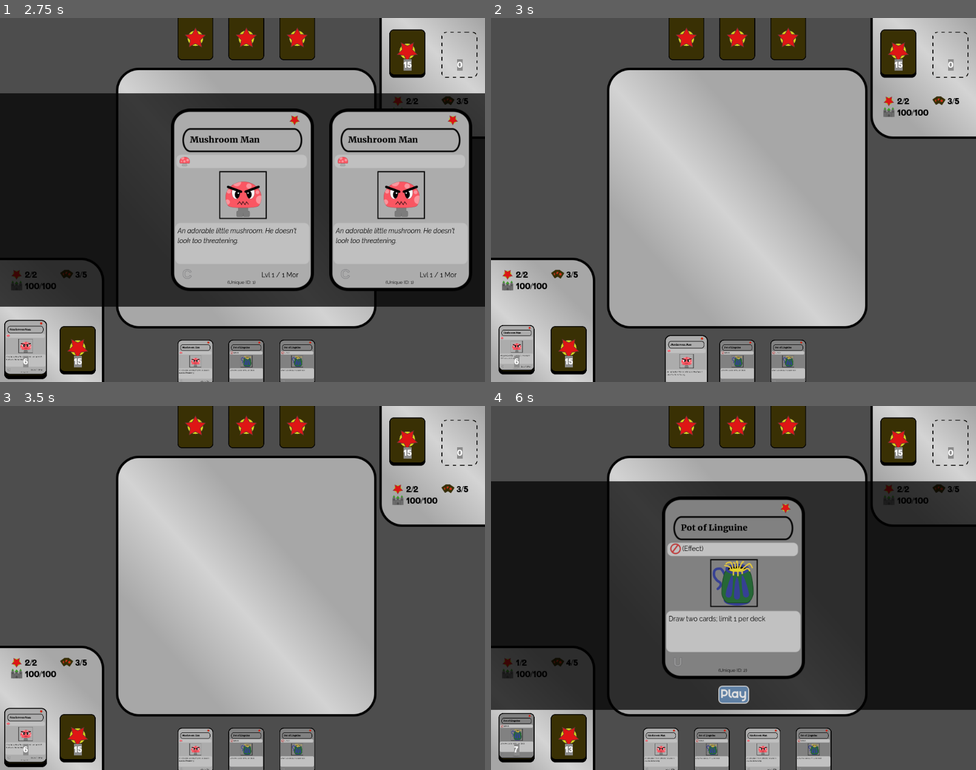
Above: before the commit, frames 1-4 (two rows, left to right).
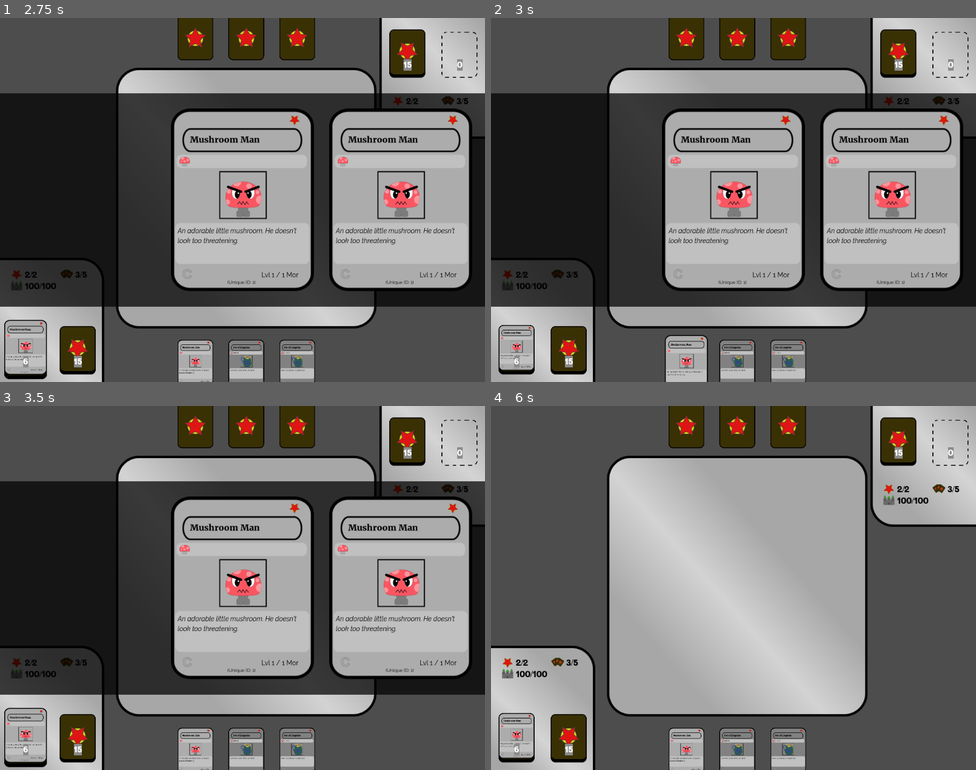
Above: after the commit, the same moments.

Repository: Mercerenies/evilcon-2024
Game: Godot game, scene res://debug/debug_room.tscn
Two runs of this game, one before a commit and one after it. Both use one fixed random seed, a clock stepped at 60 frames per second and the inputs below.
Inputs (mouse positions are in pixels of both pictures, inside the frame that each line leads up to):
- Up to frame 1 (2.75 s): drag from (24, 349) to (247, 363) at 0.52 s; drag from (194, 363) to (24, 349) at 1.27 s; tap Enter at 2 s; move the mouse to (24, 345) at 2.02 s; click (24, 345) at 2.17 s
- Up to frame 2 (3 s): tap Space at 2.75 s; drag from (738, 363) to (515, 349) at 2.77 s
- Up to frame 3 (3.5 s): no input
- Up to frame 4 (6 s): tap Enter at 3.5 s; drag from (786, 751) to (951, 442) at 3.52 s; click (733, 693) at 4.25 s, where only the run before the commit has a clickable "Play"; drag from (762, 751) to (951, 442) at 5.02 s; move the mouse to (714, 751) at 5.77 s; click (714, 751) at 5.92 s

Frame 1 is identical in both runs. In frame 2, 45% of the frame differs, in the area x 0-100%, y 20-80%; in frame 3, 45%; in frame 4, 62%, in the area x 0-100%, y 20-100%.

Commit message:
Dragging scrollable card rows

Diff:
--- a/card_game/playing_card/clickable_card_display/clickable_card_display.gd
+++ b/card_game/playing_card/clickable_card_display/clickable_card_display.gd
@@ -32,7 +32,7 @@
 
 func _unhandled_input(event: InputEvent) -> void:
     if event is InputEventMouseMotion:
-        if _is_highlighted(event.global_position):
+        if _is_highlighted(event.position):
             scale = base_scale * 1.2
             z_index = 1
         else:
@@ -40,6 +40,6 @@
             z_index = 0
     elif event is InputEventMouseButton:
         if event.button_index == MOUSE_BUTTON_LEFT and event.pressed:
-            if _is_highlighted(event.global_position):
+            if _is_highlighted(event.position):
                 card_clicked.emit()
                 get_viewport().set_input_as_handled()
--- a/card_game/scrollable_card_row/scrollable_card_row.gd
+++ b/card_game/scrollable_card_row/scrollable_card_row.gd
@@ -2,8 +2,6 @@
 extends Node2D
 
 signal card_added(card_node)
-
-# TODO Does not currently scroll
 
 
 @export var width: float = 1024:
@@ -35,6 +33,20 @@
 #   to the event of being added to it
 @export var card_display_scene: PackedScene
 
+# Monitoring clicks to distinguish them from drag gestures
+var _click_timer := 0.0
+var _click_pos := Vector2.ZERO
+var _dragging := false
+var _drag_pos := Vector2.ZERO
+
+
+func _ready() -> void:
+    $AllCards.position = Vector2(width / 2, 0)
+
+
+func _process(delta: float) -> void:
+    _click_timer -= delta
+
 
 func get_rect() -> Rect2:
     return Rect2(0, - margin_above - Constants.CARD_SIZE.y / 2, width, margin_above + Constants.CARD_SIZE.y + margin_below)
@@ -62,7 +74,7 @@
     var cards_array = $CardContainer.card_array()
     var card_distance = margin_horizontal * 2 + Constants.CARD_SIZE.x
 
-    var pos = Vector2(width / 2, 0)
+    var pos = Vector2(0, 0)
     for card in cards_array:
         var card_node = card_display_scene.instantiate()
         card_node.position = pos
@@ -71,6 +83,15 @@
         card_node.on_added_to_row(self)
         card_added.emit(card_node)
         pos.x += card_distance
+
+
+func _min_all_cards_x() -> float:
+    var card_distance = margin_horizontal * 2 + Constants.CARD_SIZE.x
+    return _max_all_cards_x() - card_distance * ($CardContainer.card_count() - 1)
+
+
+func _max_all_cards_x() -> float:
+    return width / 2
 
 
 func clear_buttons() -> void:
@@ -88,5 +109,26 @@
 
 func _unhandled_input(event: InputEvent) -> void:
     if event is InputEventMouseButton and event.pressed:
-        queue_free()
+        _click_timer = 0.5
+        _click_pos = event.position
+        _maybe_start_dragging(event)
         get_viewport().set_input_as_handled()
+    elif event is InputEventMouseButton and not event.pressed:
+        if _click_timer > 0.0 and _click_pos.distance_squared_to(event.position) < 64.0:
+            queue_free()
+            get_viewport().set_input_as_handled()
+        _click_timer = 0.0
+        _dragging = false
+    elif event is InputEventMouseMotion:
+        if _dragging:
+            var mouse_pos = to_local(event.position)
+            $AllCards.position.x = mouse_pos.x - _drag_pos.x
+            $AllCards.position.x = clamp($AllCards.position.x, _min_all_cards_x(), _max_all_cards_x())
+            get_viewport().set_input_as_handled()
+
+
+func _maybe_start_dragging(event: InputEventMouseButton) -> void:
+    var rect = get_rect()
+    if rect.has_point(to_local(event.position)):
+        _dragging = true
+        _drag_pos = $AllCards.to_local(event.position)
